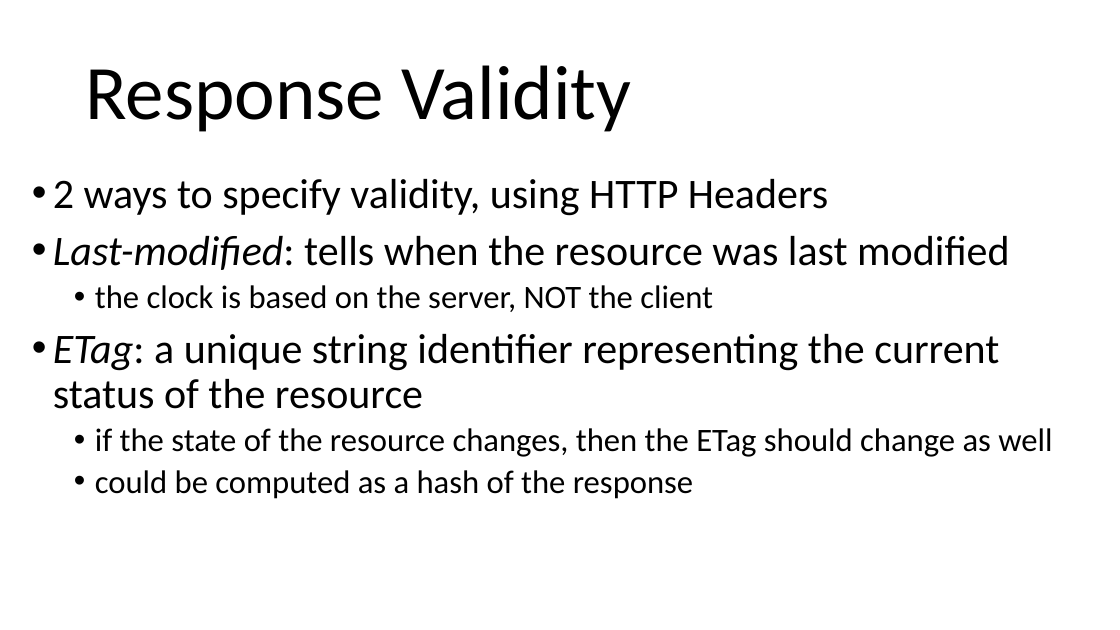
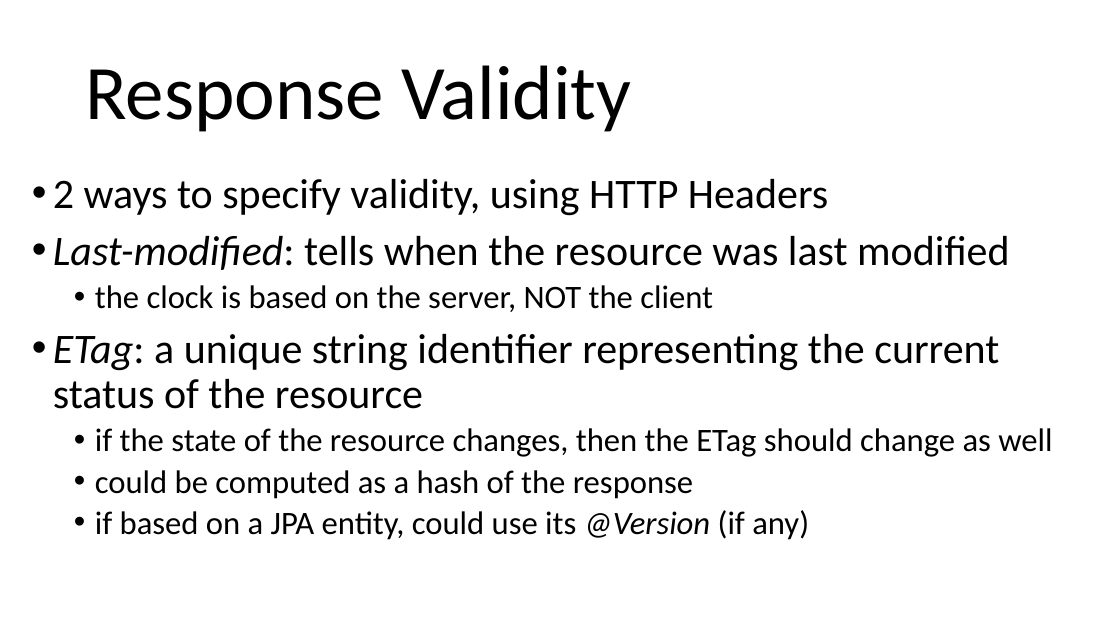
Before and after one commit to arcuri82/testing_security_development_enterprise_systems, a slide deck: slide 12 of doc/advanced/slides/lesson_05.pptx. Drawn at 1120x630 pixels with LibreOffice and Linux fonts; fonts in the diff are those of the drawing. Boxes give left, top, right and bottom in pixels: in the first picture for what was removed or moved away, otherwise in the second. Text is boxed around its words. In the diff, an @@ line names an element or a change of style, - is before the commit and + after.

```diff
--- a/doc/advanced/slides/lesson_05.pptx
+++ b/doc/advanced/slides/lesson_05.pptx
@@ text at [95, 510, 809, 540]: paragraph added @@
+  • if based on a JPA entity, could use its @Version (if any)
```
Also in this commit, not shown: 3 other slides changed, 2 other files.
